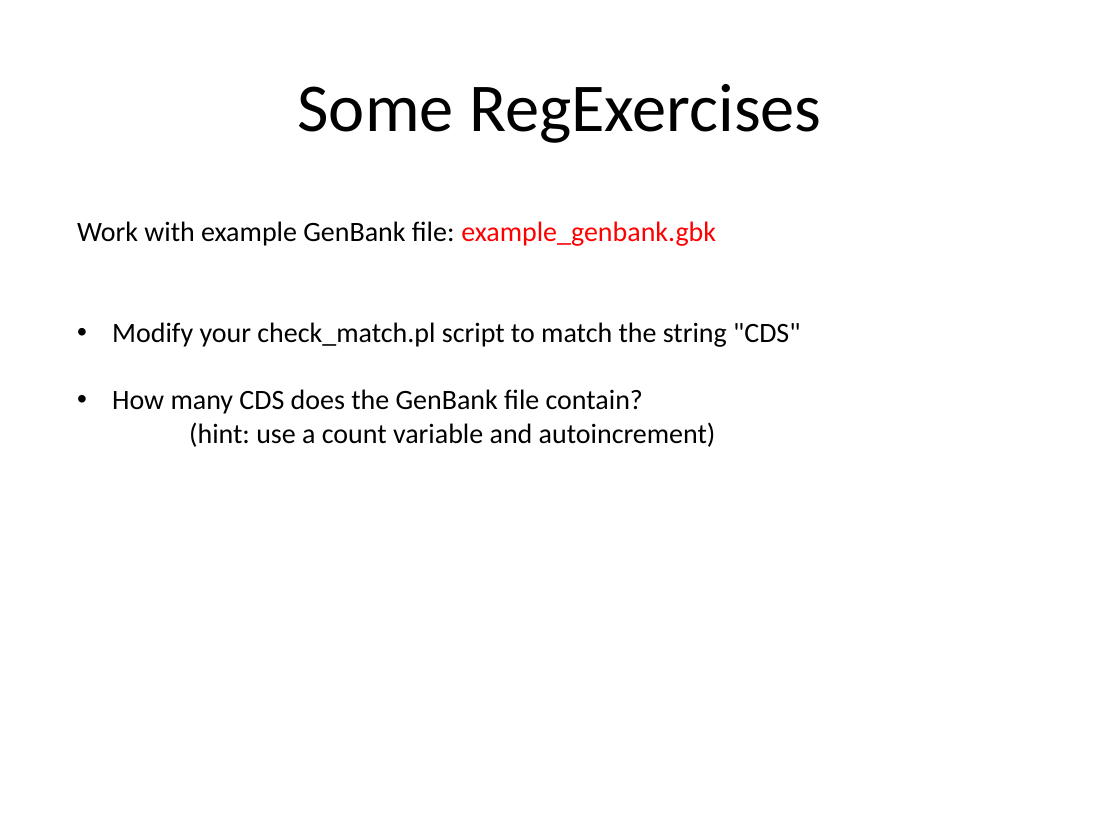
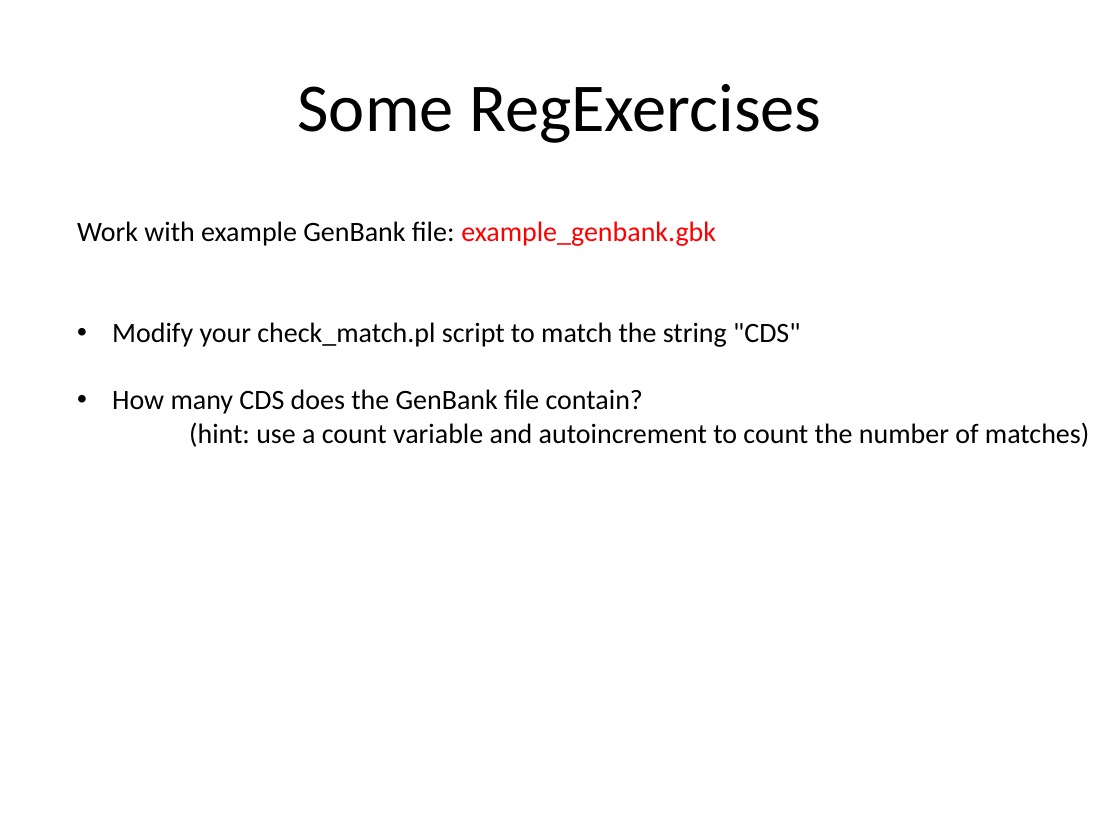
Before and after one commit to kbseah/perlcourse2017, a slide deck: slide 97 of Day1-1_JWI/Day1_intro_scalars_regex.pptx (slide 94 before the commit). Drawn at 1120x840 pixels with LibreOffice and Linux fonts; fonts in the diff are those of the drawing. Boxes give left, top, right and bottom in pixels: in the first picture for what was removed or moved away, otherwise in the second. Text is boxed around its words. In the diff, an @@ line names an element or a change of style, - is before the commit and + after.

```diff
--- a/Day1-1_JWI/Day1_intro_scalars_regex.pptx
+++ b/Day1-1_JWI/Day1_intro_scalars_regex.pptx
@@ text at box(189, 422, 1089, 447): text changed @@
-(hint: use a count variable and autoincrement)
+(hint: use a count variable and autoincrement to count the number of matches)
```
Also in this commit, not shown: 14 other slides changed, 7 slides added, 1 slide removed, 1 other file.
